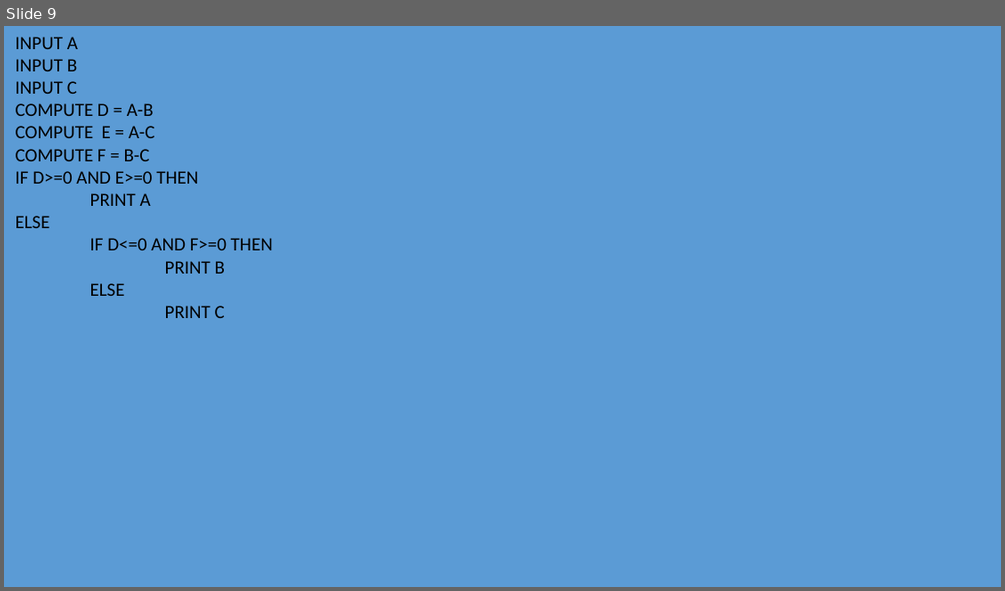
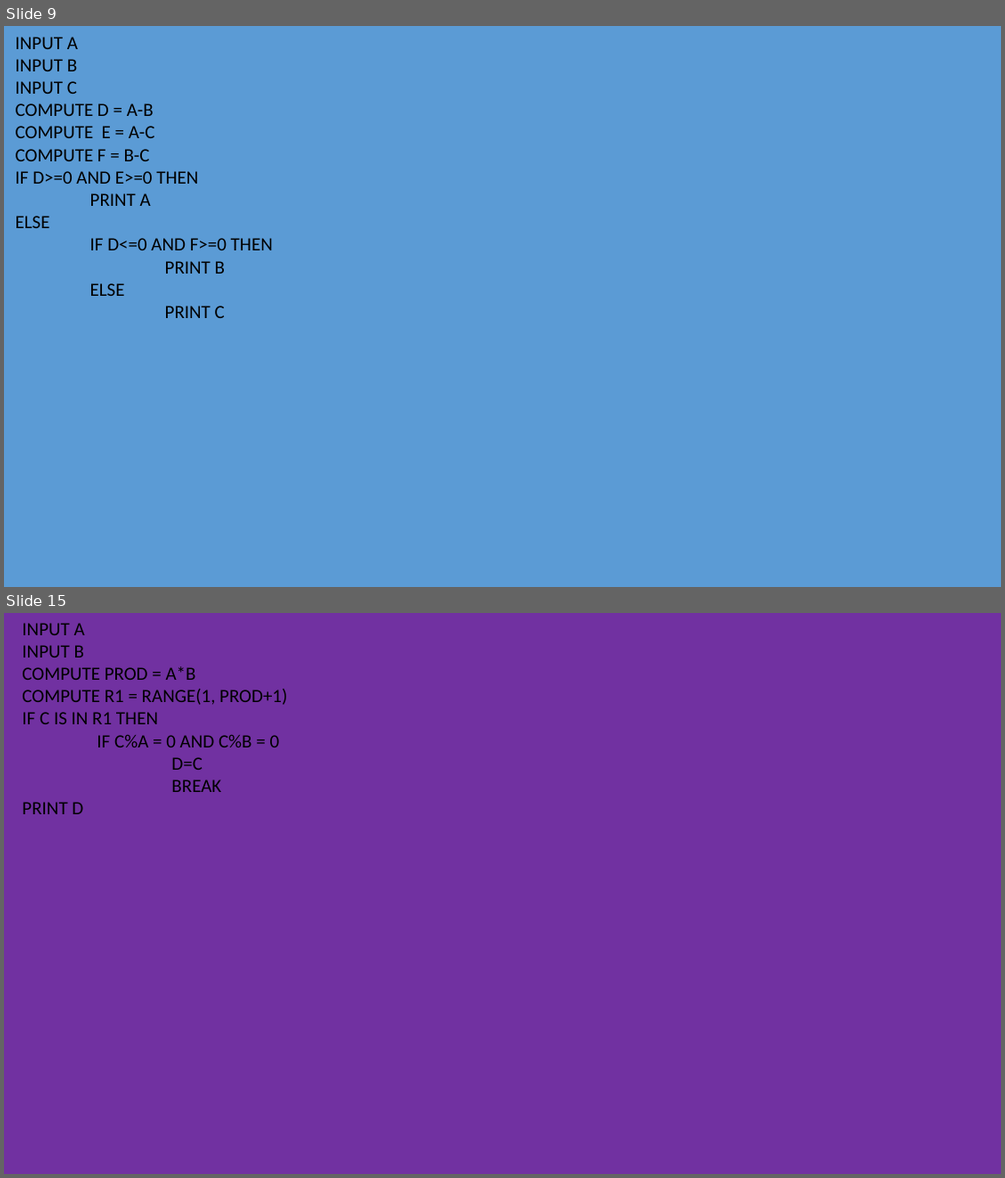
Before and after one commit to 3l4k/Lotanna_OkekeCSC102, a slide deck: Lotanna OkekeAA1.pptx. Shown one above the other, each under a label of ours: slide 9 before the commit, slides 9 and 15 after it; the slides between them are not shown. The pictures are 1005x591 and 1005x1178 pixels, drawn with LibreOffice and Linux fonts; fonts in the diff are those of the drawing. Boxes give left, top, right and bottom in pixels: in the first picture for what was removed or moved away, otherwise in the second. Text is boxed around its words. In the diff, an @@ line names an element or a change of style, - is before the commit and + after.

```diff
--- a/Lotanna OkekeAA1.pptx
+++ b/Lotanna OkekeAA1.pptx
@@ slide 15 added at [4, 613, 1001, 1174], background #7131A1 @@
@@ text added at [22, 623, 287, 814], 18 pt, text #000000 @@
+INPUT A
+INPUT B
+COMPUTE PROD = A*B
+COMPUTE R1 = RANGE(1, PROD+1)
+IF C IS IN R1 THEN
+IF C%A = 0 AND C%B = 0
+D=C
+BREAK
+PRINT D
```
Also in this commit, not shown: 4 slides changed, 8 other slides added, 1 other file.
